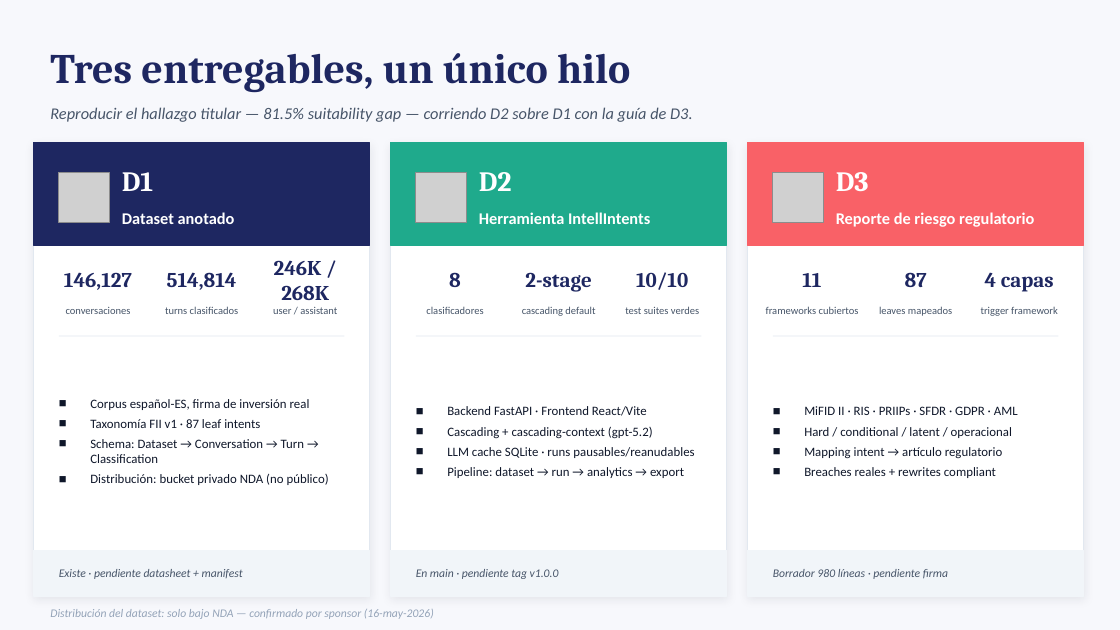
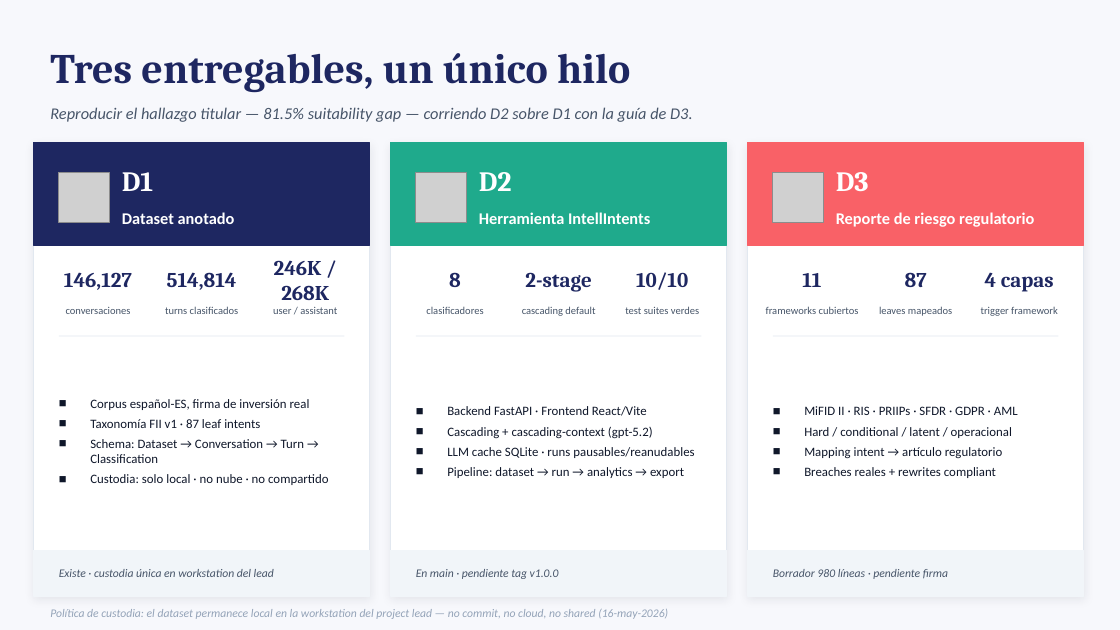
Before and after one commit to reynierortegabueno86/intellintents, a slide deck: slide 2 of IntellIntents_Deliverables_v1.pptx. Drawn at 1120x630 pixels with LibreOffice and Linux fonts; fonts in the diff are those of the drawing; grey boxes stand for pictures. Boxes give left, top, right and bottom in pixels: in the first picture for what was removed or moved away, otherwise in the second. Text is boxed around its words. In the diff, an @@ line names an element or a change of style, - is before the commit and + after.

```diff
--- a/IntellIntents_Deliverables_v1.pptx
+++ b/IntellIntents_Deliverables_v1.pptx
@@ text at bbox=[90, 474, 328, 485]: text changed @@
-■ Distribución: bucket privado NDA (no público)
+■ Custodia: solo local · no nube · no compartido
@@ text at bbox=[59, 569, 274, 577]: text changed @@
-Existe · pendiente datasheet + manifest
+Existe · custodia única en workstation del lead
@@ text at bbox=[50, 609, 668, 619]: text changed @@
-Distribución del dataset: solo bajo NDA — confirmado por sponsor (16-may-2026)
+Política de custodia: el dataset permanece local en la workstation del project lead — no commit, no cloud, no shared (16-may-2026)
```
Also in this commit, not shown: 2 other slides changed, 2 other files.
